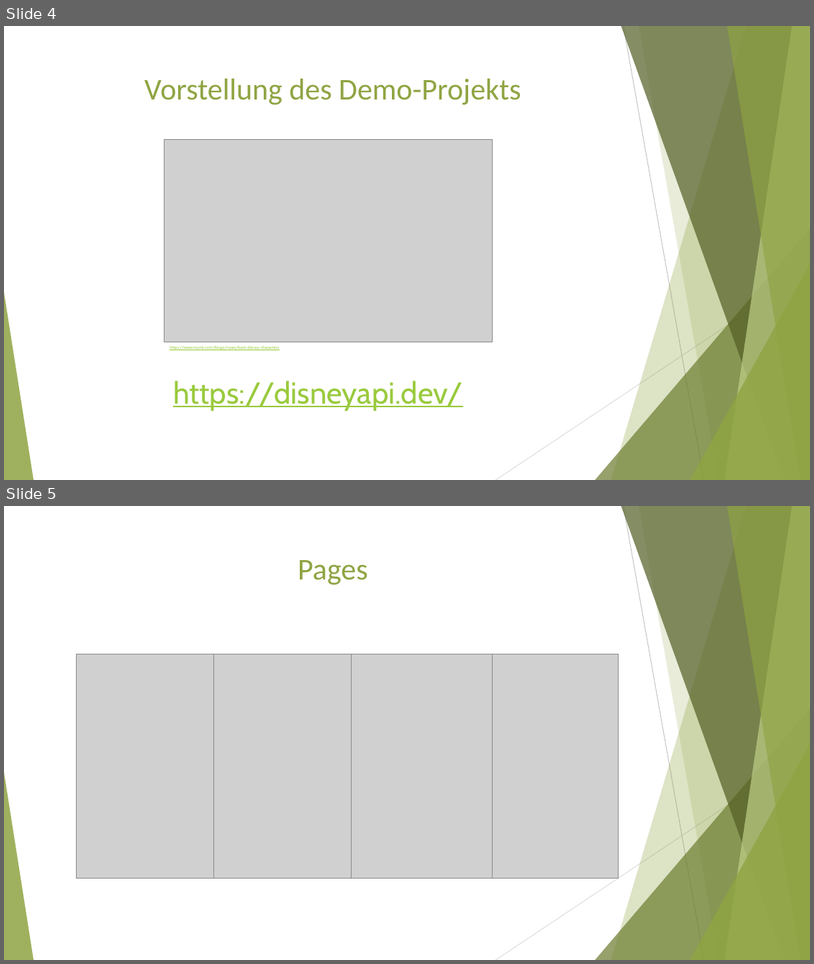
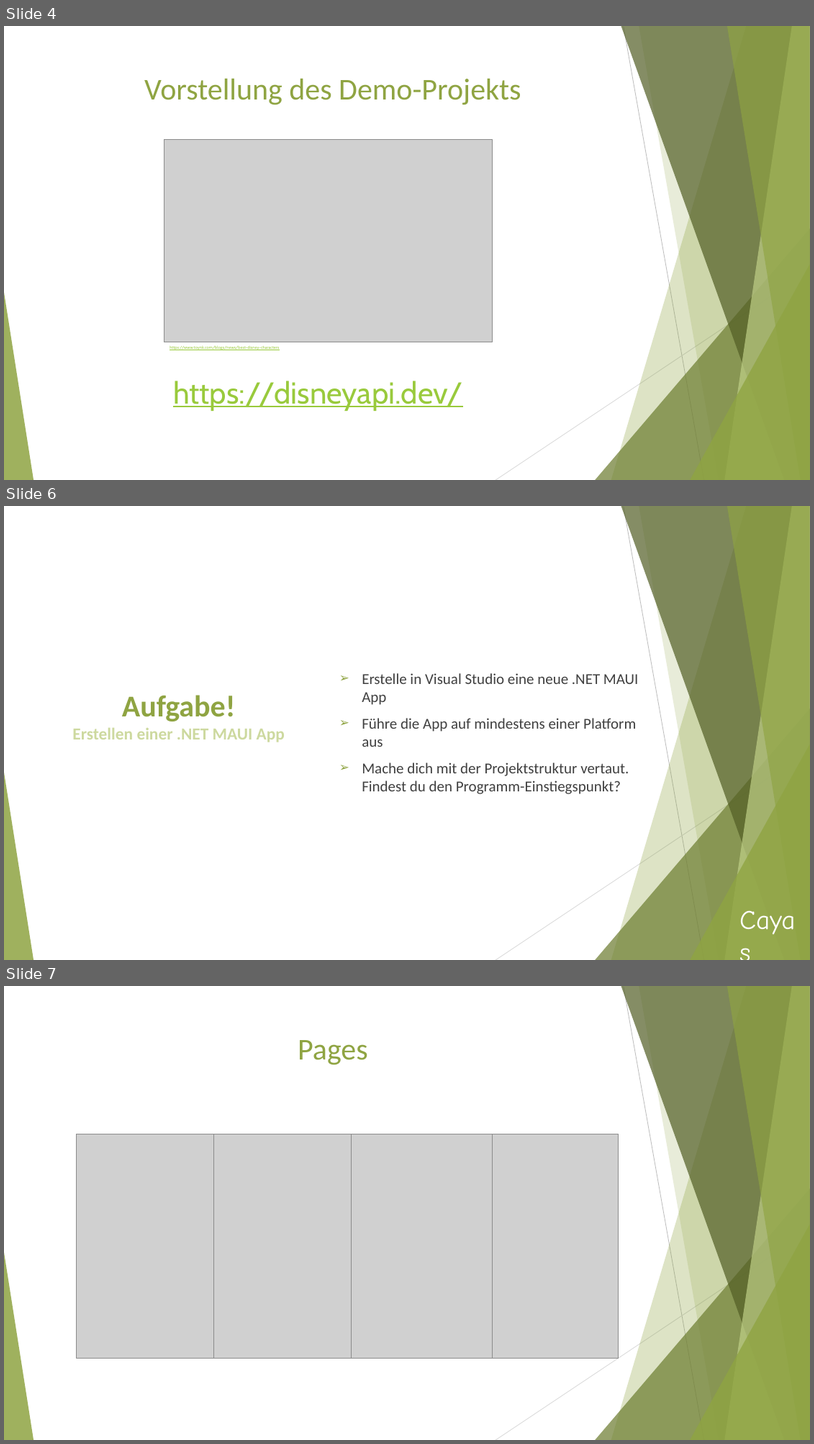
Before and after one commit to F-Goncalves/.NET-MAUI-Workshop-Resources, a slide deck: Workshop-Dotnet-MAUI.pptx. Shown one above the other, each under a label of ours: slides 4 and 5 before the commit, slides 4, 6 and 7 after it; the slides between them are not shown. The pictures are 814x964 and 814x1444 pixels, drawn with LibreOffice and Linux fonts; fonts in the diff are those of the drawing; grey boxes stand for pictures. Boxes give left, top, right and bottom in pixels: in the first picture for what was removed or moved away, otherwise in the second. Text is boxed around its words. In the diff, an @@ line names an element or a change of style, - is before the commit and + after.

```diff
--- a/Workshop-Dotnet-MAUI.pptx
+++ b/Workshop-Dotnet-MAUI.pptx
@@ slide 6 added at bbox=[4, 506, 810, 960], background #FFFFFF; not listed: 10 template elements that a slide beside it also shows @@
@@ text added at bbox=[362, 673, 638, 794], 18 pt, text #404040 @@
+➢ Erstelle in Visual Studio eine neue .NET MAUI App
+➢ Führe die App auf mindestens einer Platform aus
+➢ Mache dich mit der Projektstruktur vertaut.
+  Findest du den Programm-Einstiegspunkt?
@@ title added at bbox=[72, 695, 285, 742], 20 pt, text #CDD99F, bold @@
+Aufgabe!
+Erstellen einer .NET MAUI App
@@ text added at bbox=[734, 899, 807, 938], 32 pt, text #FFFFFF @@
+Cayas
@@ what was slide 5 is now slide 7 @@
```
Also in this commit, not shown: 1 slide changed, 6 other slides added.
